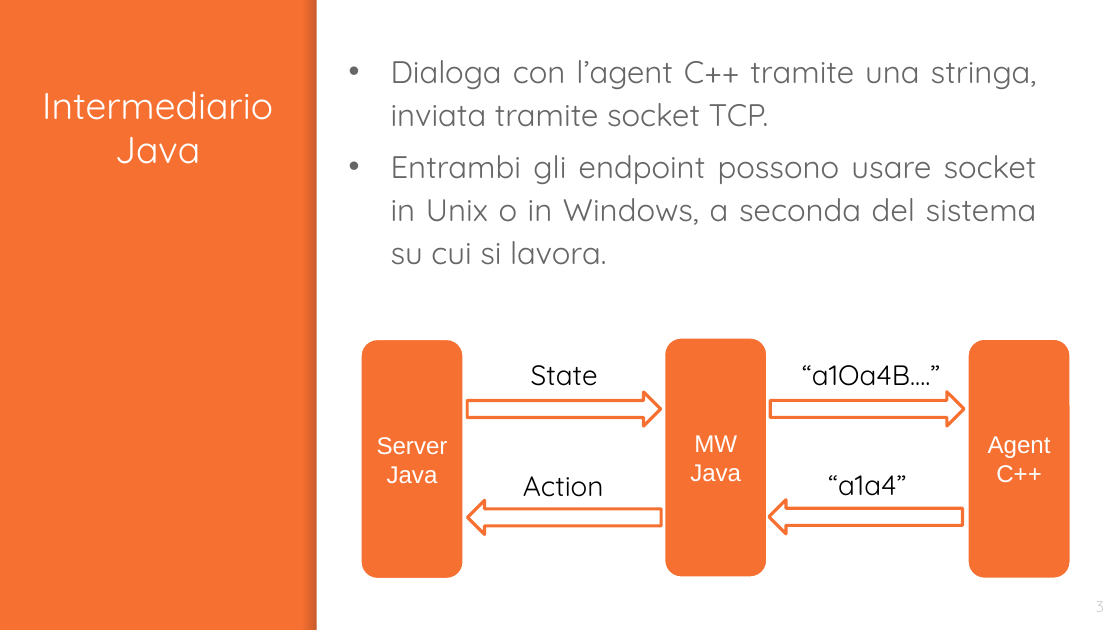
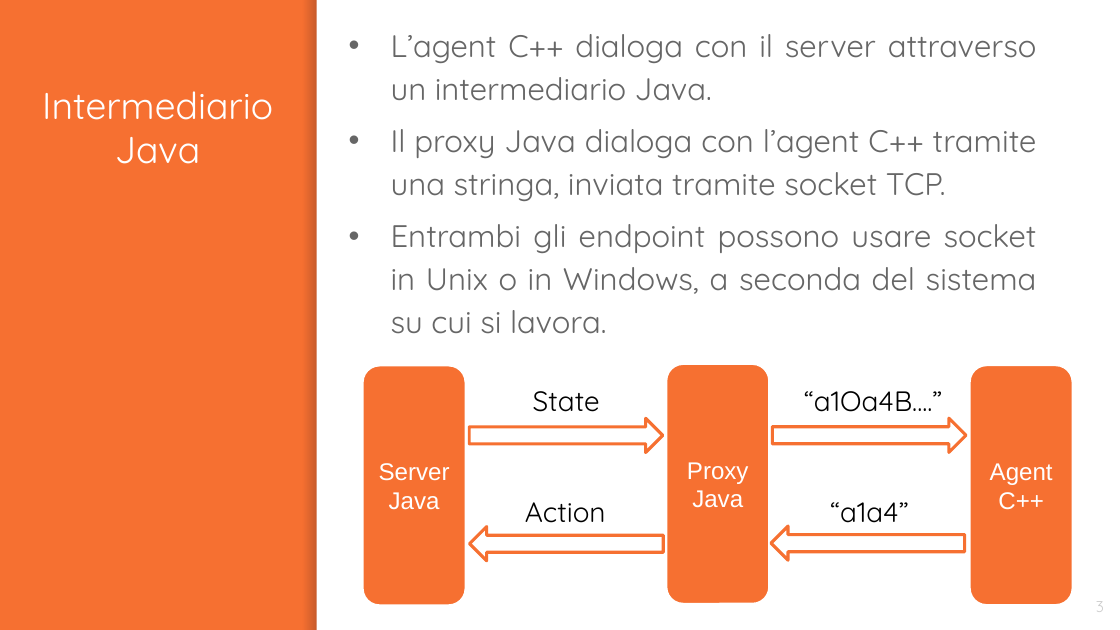
Before and after one commit to graitanto21/MillGates, a slide deck: slide 3 of Presentation/MillGates.pptx. Drawn at 1120x630 pixels with LibreOffice and Linux fonts; fonts in the diff are those of the drawing. Boxes give left, top, right and bottom in pixels: in the first picture for what was removed or moved away, otherwise in the second. Text is boxed around its words. In the diff, an @@ line names an element or a change of style, - is before the commit and + after.

```diff
--- a/Presentation/MillGates.pptx
+++ b/Presentation/MillGates.pptx
@@ text "L’agent C++ dialoga con il ..." moved from (x1=391, y1=60, x2=1037, y2=265) to (x1=391, y1=34, x2=1037, y2=334) @@
@@ text at (x1=391, y1=34, x2=1037, y2=201): text changed @@
-• Dialoga con l’agent C++ tramite una stringa, inviata tramite socket TCP.
+• L’agent C++ dialoga con il server attraverso un intermediario Java.
+• Il proxy Java dialoga con l’agent C++ tramite una stringa, inviata tramite socket TCP.
@@ 4 texts, 3 rounded rectangles, 3 right arrows moved together from (x1=360, y1=337, x2=1071, y2=579) to (x1=362, y1=363, x2=1073, y2=606) @@
@@ text in rounded rectangle at (x1=687, y1=462, x2=749, y2=484): text changed @@
-MW
+Proxy
@@ right arrow moved from (x1=768, y1=500, x2=962, y2=533) to (x1=771, y1=526, x2=964, y2=560) @@
```
Also in this commit, not shown: 4 other slides changed.
